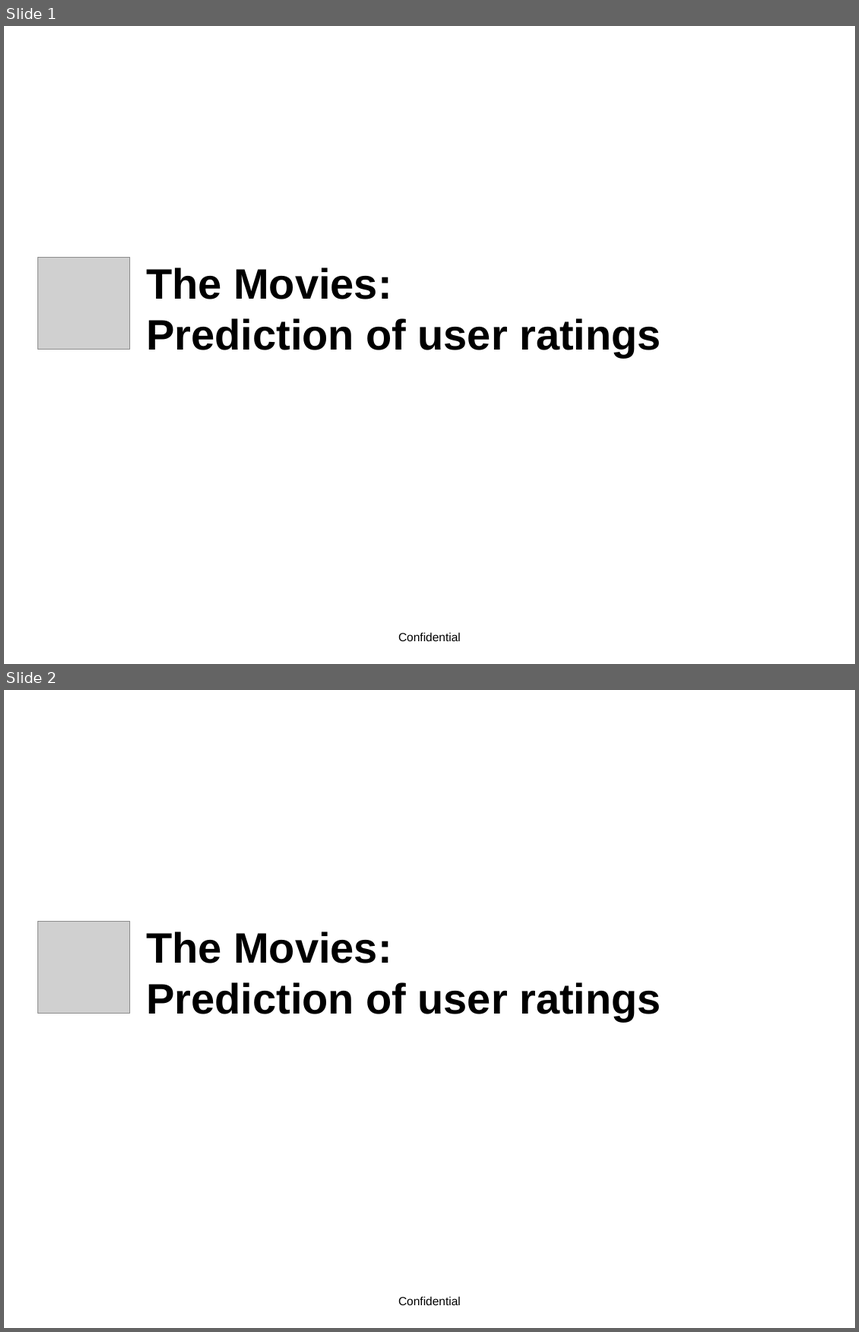
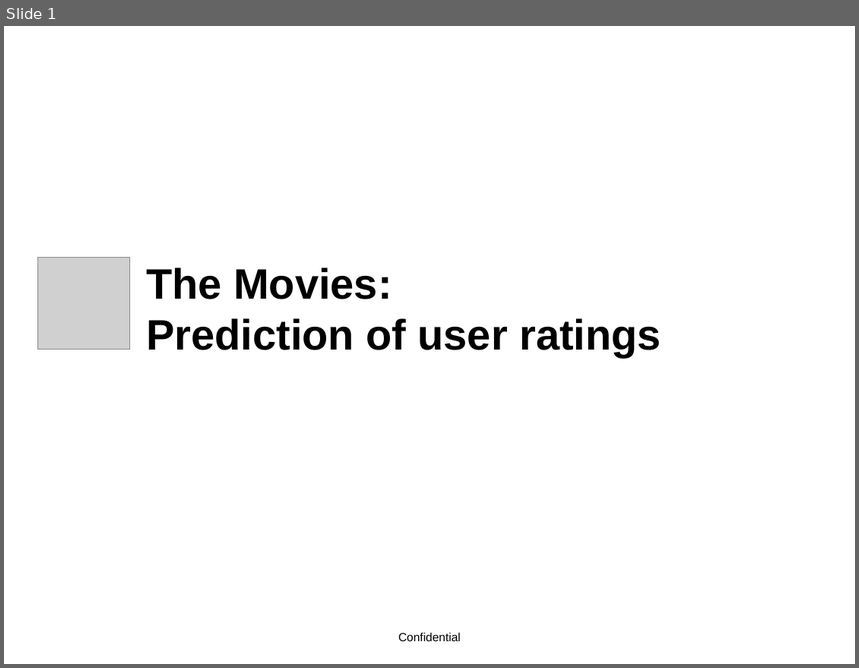
Before and after one commit to sunilbmscce/BDAProject1, a slide deck: project_1/DataSciBootcamp_Proj1_Team6.pptx. Shown one above the other, each under a label of ours: slides 1 and 2 before the commit, slide 1 after it. The pictures are 859x1332 and 859x668 pixels, drawn with LibreOffice and Linux fonts; fonts in the diff are those of the drawing; grey boxes stand for pictures; background and template pictures are left out. Boxes give left, top, right and bottom in pixels: in the first picture for what was removed or moved away, otherwise in the second. Text is boxed around its words. In the diff, an @@ line names an element or a change of style, - is before the commit and + after.

```diff
--- a/project_1/DataSciBootcamp_Proj1_Team6.pptx
+++ b/project_1/DataSciBootcamp_Proj1_Team6.pptx
@@ slide 1 removed at [4,26,855,664], background #FFFFFF; not listed: 1 template element that a slide beside it also shows @@
@@ picture removed at [38,258,130,350] @@
@@ title removed at [146,268,661,357] @@
-The Movies:
-Prediction of user ratings
@@ what was slide 2 is now slide 1 @@
```
Also in this commit, not shown: 2 slides changed, 2 slides added, 3 other files.
